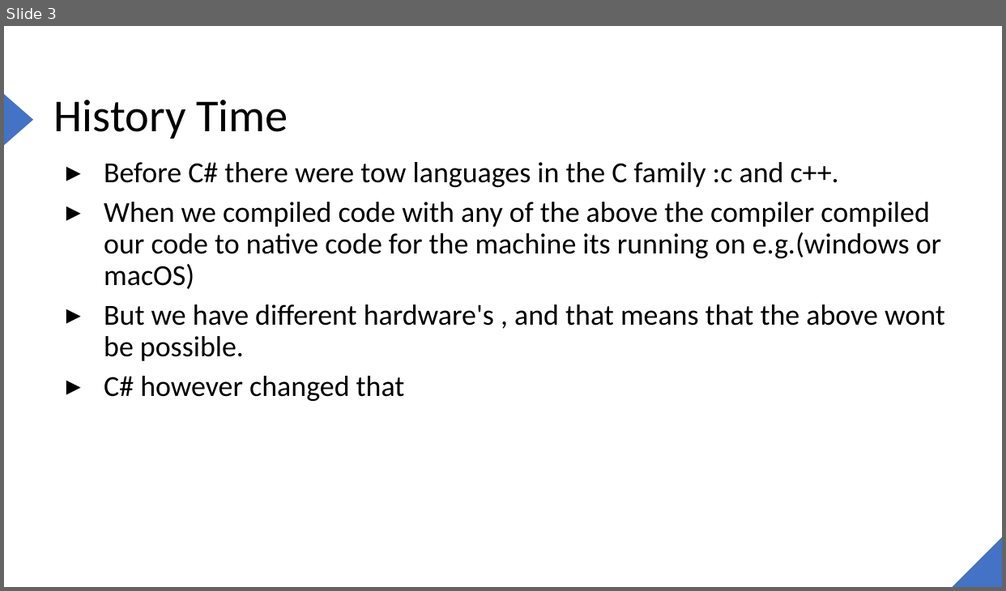
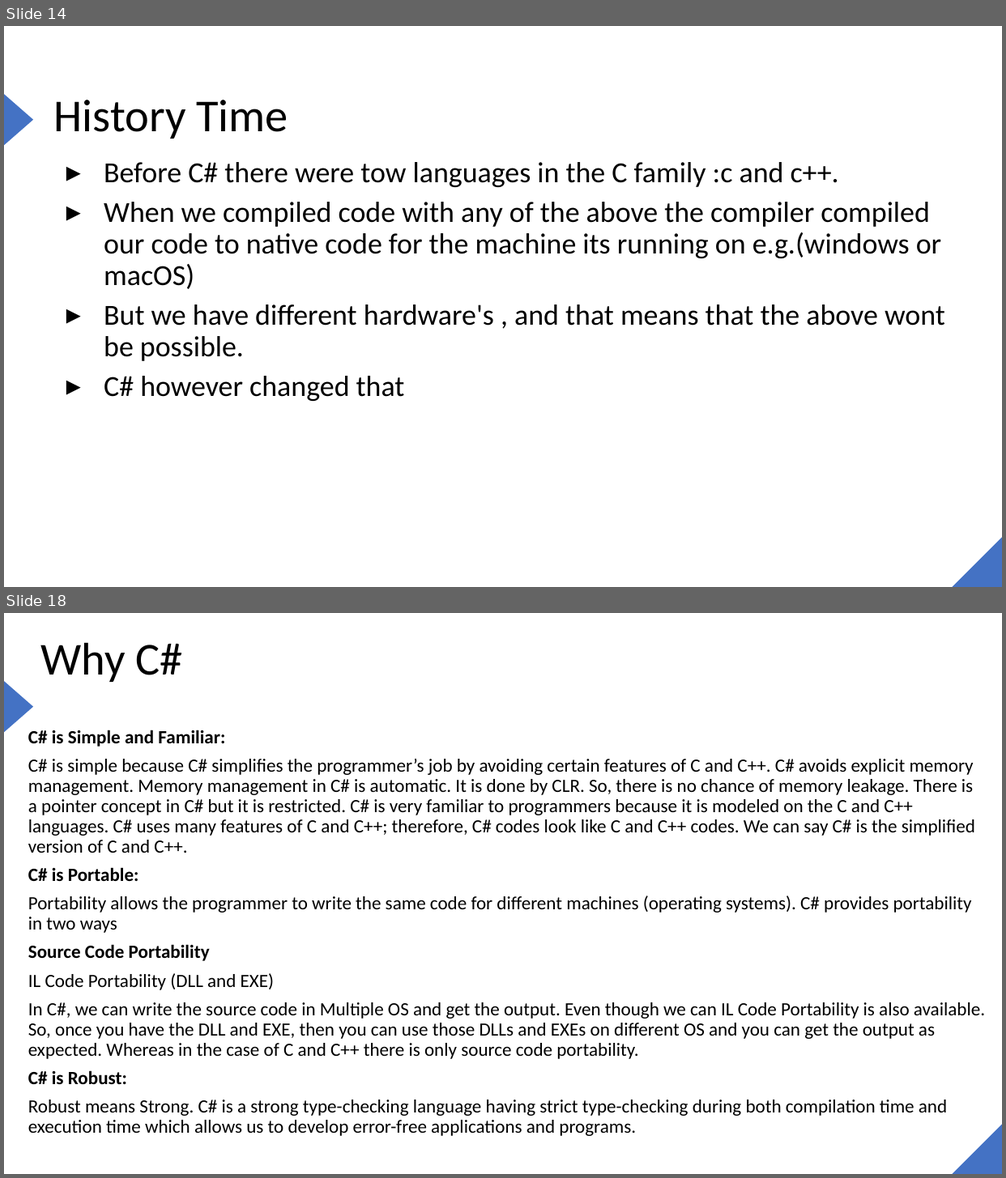
Before and after one commit to joe6276/The-sharp-Repo, a slide deck: Slides/C#/1. Introduction to the .NET FRAMEWORK/1. Intoduction to .NET.pptx. Shown one above the other, each under a label of ours: slide 3 before the commit, slides 14 and 18 after it; the slides between them are not shown. The pictures are 1006x591 and 1006x1178 pixels, drawn with LibreOffice and Linux fonts; fonts in the diff are those of the drawing. Boxes give left, top, right and bottom in pixels: in the first picture for what was removed or moved away, otherwise in the second. Text is boxed around its words. In the diff, an @@ line names an element or a change of style, - is before the commit and + after.

```diff
--- a/Slides/C#/1. Introduction to the .NET FRAMEWORK/1. Intoduction to .NET.pptx
+++ b/Slides/C#/1. Introduction to the .NET FRAMEWORK/1. Intoduction to .NET.pptx
@@ slide 18 added at (4, 613, 1002, 1174), background #FFFFFF; not listed: 2 template elements that a slide beside it also shows @@
@@ title added at (40, 642, 182, 682), 44 pt, text #000000 @@
+Why C#
@@ text added at (28, 730, 985, 1136), 18 pt, text #000000 @@
+C# is Simple and Familiar:
+C# is simple because C# simplifies the programmer’s job by avoiding certain features of C and C++. C# avoids explicit memory management. Memory management in C# is automatic. It is done by CLR. So, there is no chance of memory leakage. There is a pointer concept in C# but it is restricted. C# is very familiar to programmers because it is modeled on the C and C++ languages. C# uses many features of C and C++; therefore, C# codes look like C and C++ codes. We can say C# is the simplified version of C and C++.
+C# is Portable:
+Portability allows the programmer to write the same code for different machines (operating systems). C# provides portability in two ways
+Source Code Portability
+IL Code Portability (DLL and EXE)
+In C#, we can write the source code in Multiple OS and get the output. Even though we can IL Code Portability is also available. So, once you have the DLL and EXE, then you can use those DLLs and EXEs on different OS and you can get the output as expected. Whereas in the case of C and C++ there is only source code portability.
+C# is Robust:
+Robust means Strong. C# is a strong type-checking language having strict type-checking during both compilation time and execution time which allows us to develop error-free applications and programs.
@@ what was slide 3 is now slide 14 @@
```
Also in this commit, not shown: 2 slides changed, 7 other slides added, 3 slides removed, 18 other files.
